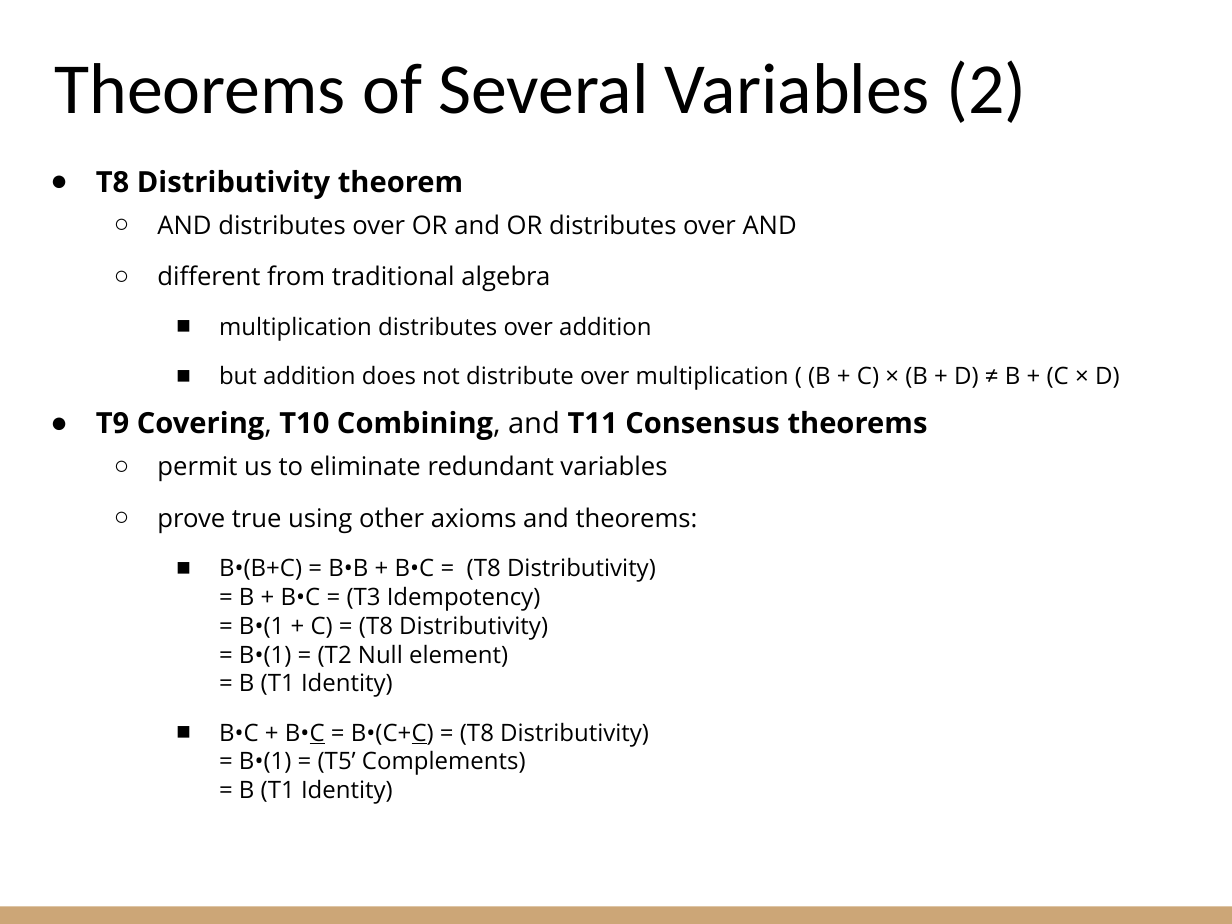
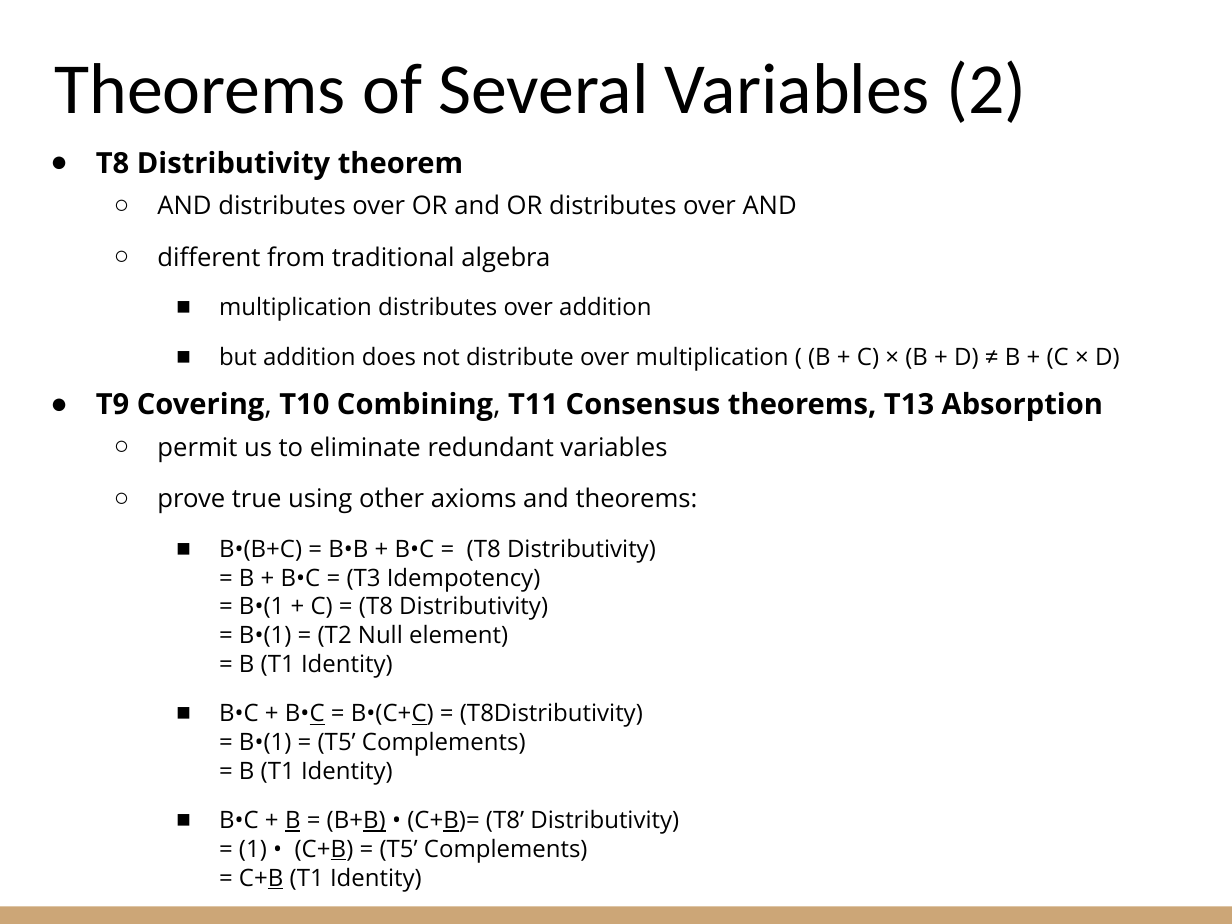
Before and after one commit to riccardoberta/esd, a slide deck: slide 14 of 05 - Boolean Algebra.pptx. Drawn at 1232x924 pixels with LibreOffice and Linux fonts; fonts in the diff are those of the drawing. Boxes give left, top, right and bottom in pixels: in the first picture for what was removed or moved away, otherwise in the second. Text is boxed around its words. In the diff, an @@ line names an element or a change of style, - is before the commit and + after.

```diff
--- a/05 - Boolean Algebra.pptx
+++ b/05 - Boolean Algebra.pptx
@@ text "T8 Distributivity theorem" moved from (x1=96, y1=170, x2=1120, y2=804) to (x1=96, y1=151, x2=1120, y2=892) @@
@@ text at (x1=96, y1=392, x2=1103, y2=421): text changed @@
-● T9 Covering, T10 Combining, and T11 Consensus theorems
+● T9 Covering, T10 Combining, T11 Consensus theorems, T13 Absorption
@@ text at (x1=219, y1=702, x2=679, y2=892): text changed @@
-    ■ B•C + B•C = B•(C+C) = (T8 Distributivity)
-      = B•(1) = (T5’ Complements)
-      = B (T1 Identity)
+    ■ B•C + B•C = B•(C+C) = (T8Distributivity)
+      = B•(1) = (T5’ Complements)
+      = B (T1 Identity)
+    ■ B•C + B = (B+B) • (C+B)= (T8’ Distributivity)
+      = (1) • (C+B) = (T5’ Complements)
+      = C+B (T1 Identity)
```
Also in this commit, not shown: 4 other slides changed, 20 other files.
